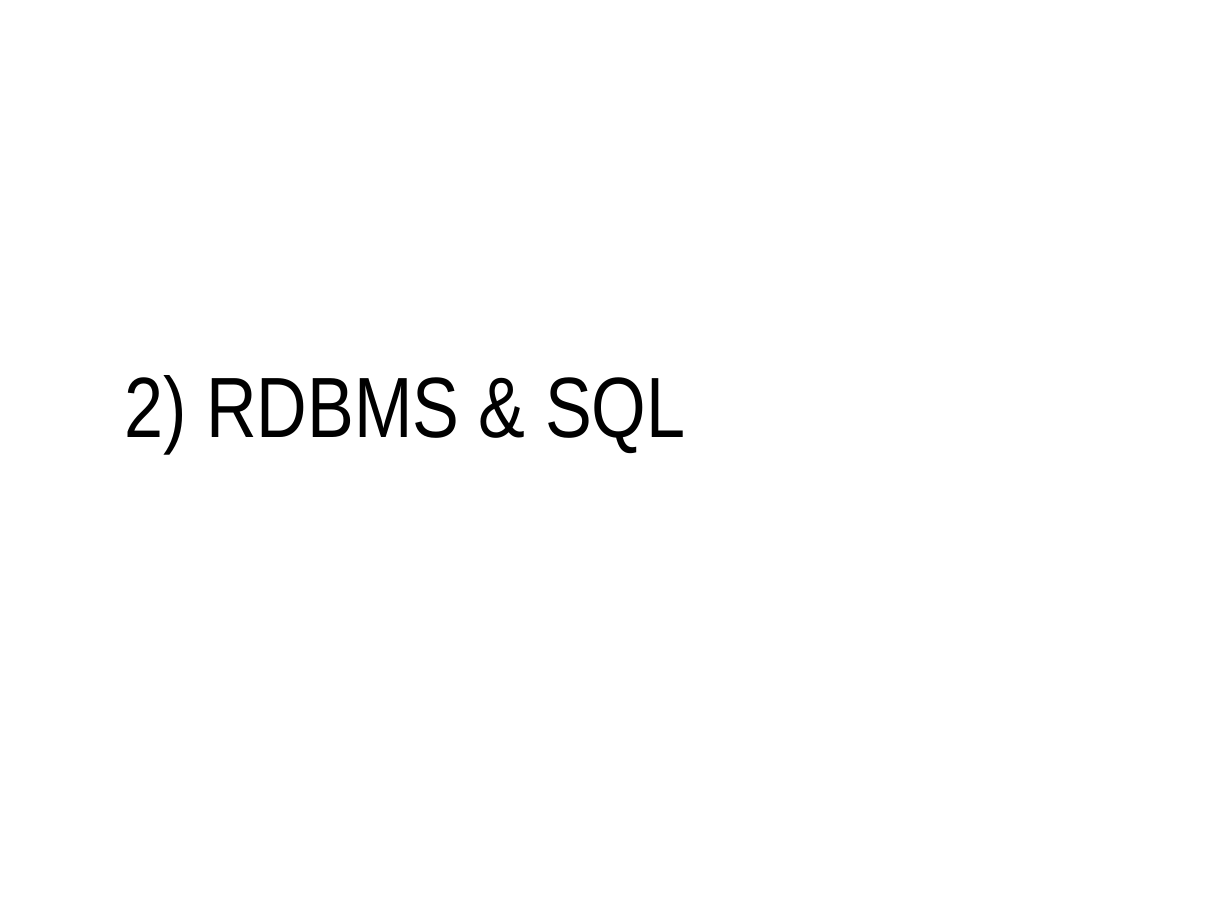
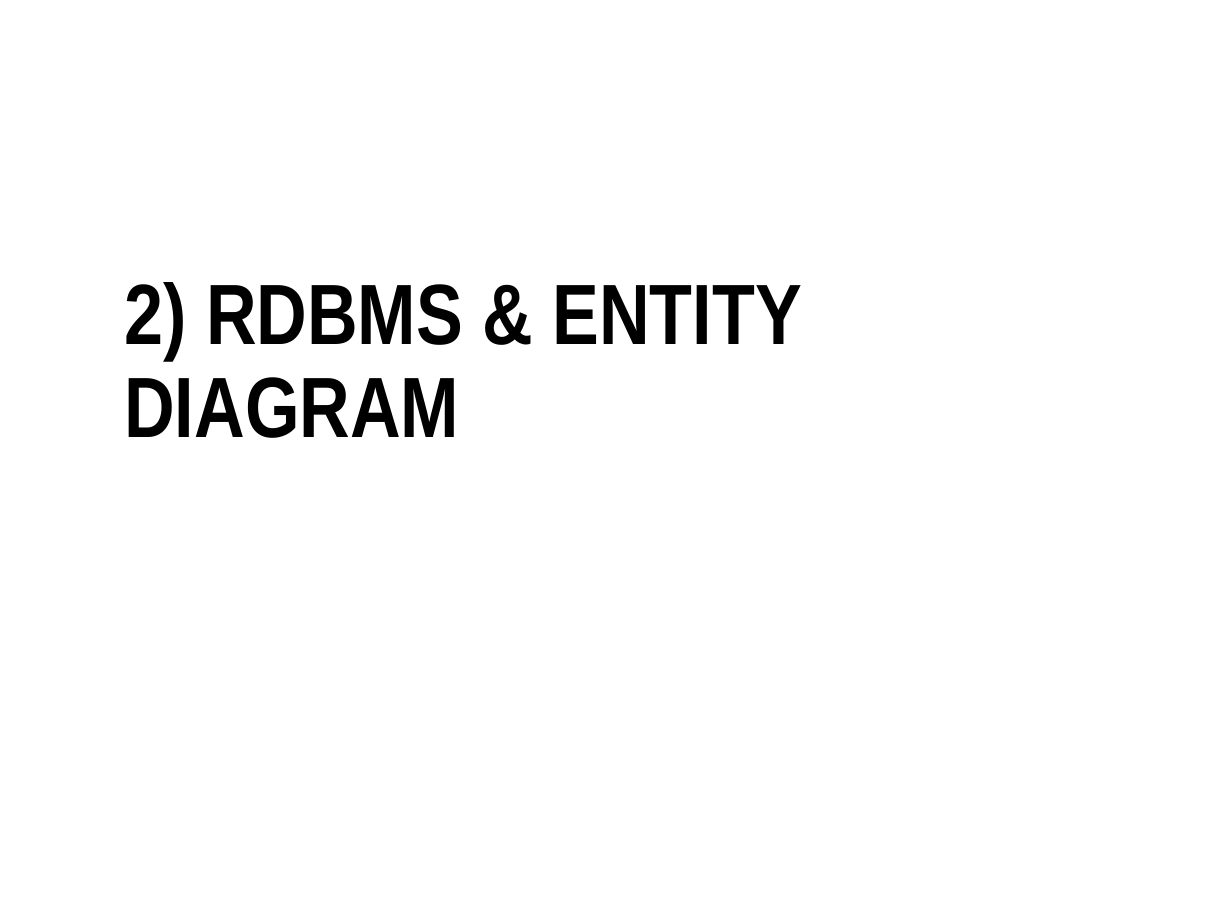
Before and after one commit to doniaft/Sistem-Manajemen-Basis-Data, a slide deck: slide 22 of 1. Bahan Ajar/01. SMBD - Pendahuluan.pptx. Drawn at 1232x924 pixels with LibreOffice and Linux fonts; fonts in the diff are those of the drawing. Boxes give left, top, right and bottom in pixels: in the first picture for what was removed or moved away, otherwise in the second. Text is boxed around its words. In the diff, an @@ line names an element or a change of style, - is before the commit and + after.

```diff
--- a/1. Bahan Ajar/01. SMBD - Pendahuluan.pptx
+++ b/1. Bahan Ajar/01. SMBD - Pendahuluan.pptx
@@ title at <box>124,282,802,438</box>: text changed; bold on @@
-2) RDBMS & SQL
+2) RDBMS & ENTITY DIAGRAM
```
Also in this commit, not shown: 4 other slides changed, 1 other file.
